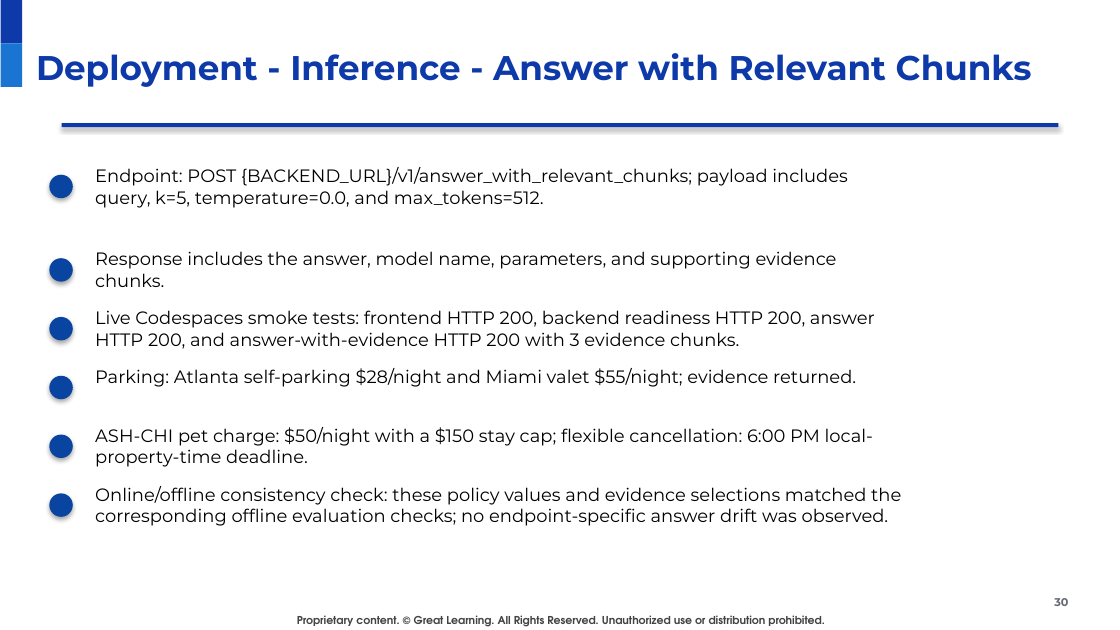
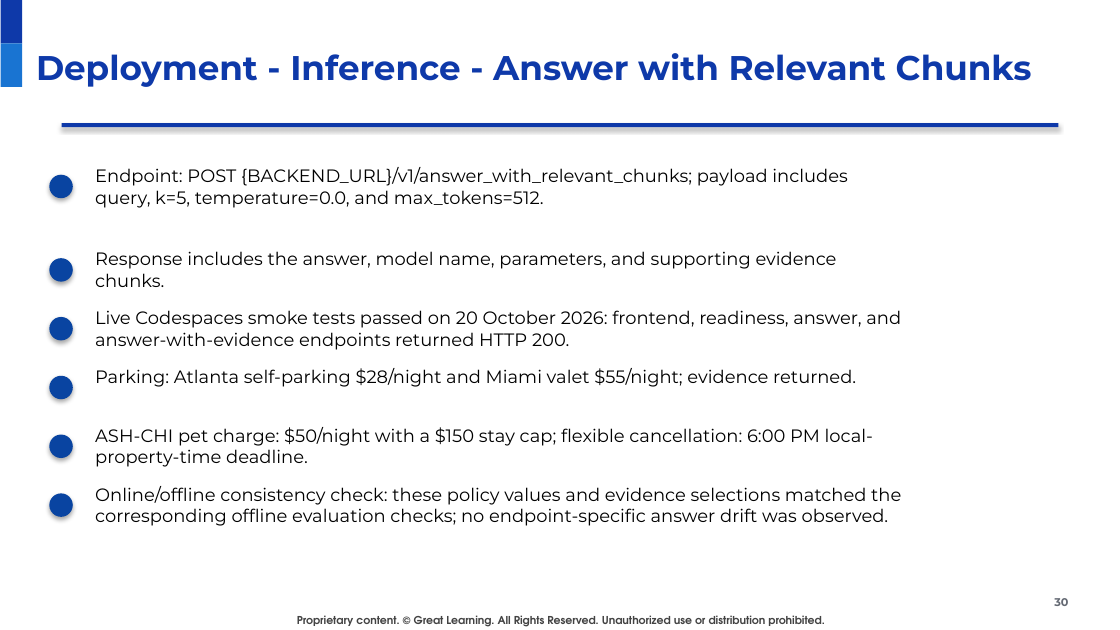
Before and after one commit to raovutukoor1/aurora-stay-qna-120-token-option, a slide deck: slide 30 of presentations/Aurora_Stays_RAG_120_Token_Option.pptx. Drawn at 1120x630 pixels with LibreOffice and Linux fonts; fonts in the diff are those of the drawing; background and template pictures are left out. Boxes give left, top, right and bottom in pixels: in the first picture for what was removed or moved away, otherwise in the second. Text is boxed around its words. In the diff, an @@ line names an element or a change of style, - is before the commit and + after.

Commit message:
Refresh deployment artifact and smoke-test slides

```diff
--- a/presentations/Aurora_Stays_RAG_120_Token_Option.pptx
+++ b/presentations/Aurora_Stays_RAG_120_Token_Option.pptx
@@ text at <box>95,310,901,350</box>: text changed @@
-Live Codespaces smoke tests: frontend HTTP 200, backend readiness HTTP 200, answer HTTP 200, and answer-with-evidence HTTP 200 with 3 evidence chunks.
+Live Codespaces smoke tests passed on 20 October 2026: frontend, readiness, answer, and answer-with-evidence endpoints returned HTTP 200.
```
Also in this commit, not shown: 1 other slide changed, 1 other file.
